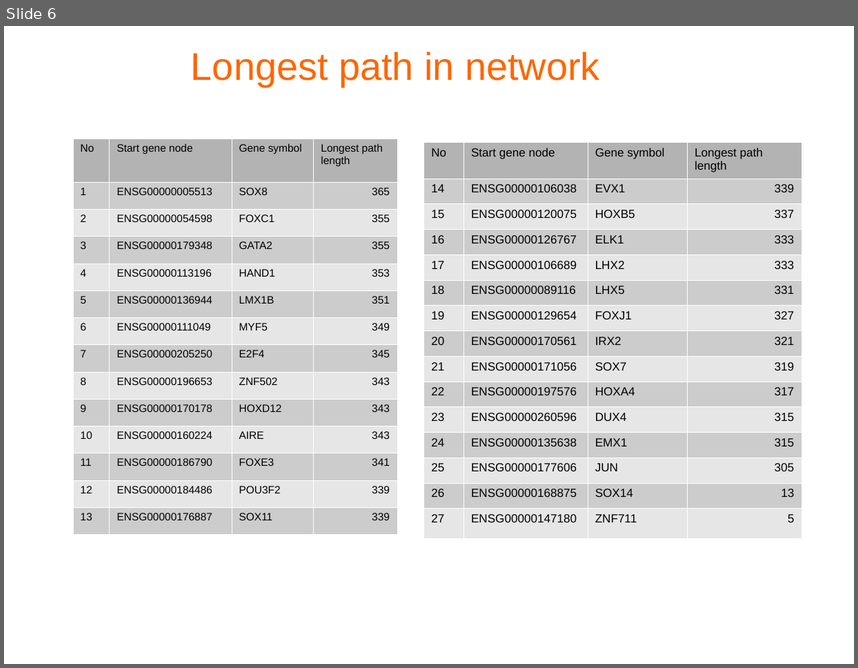
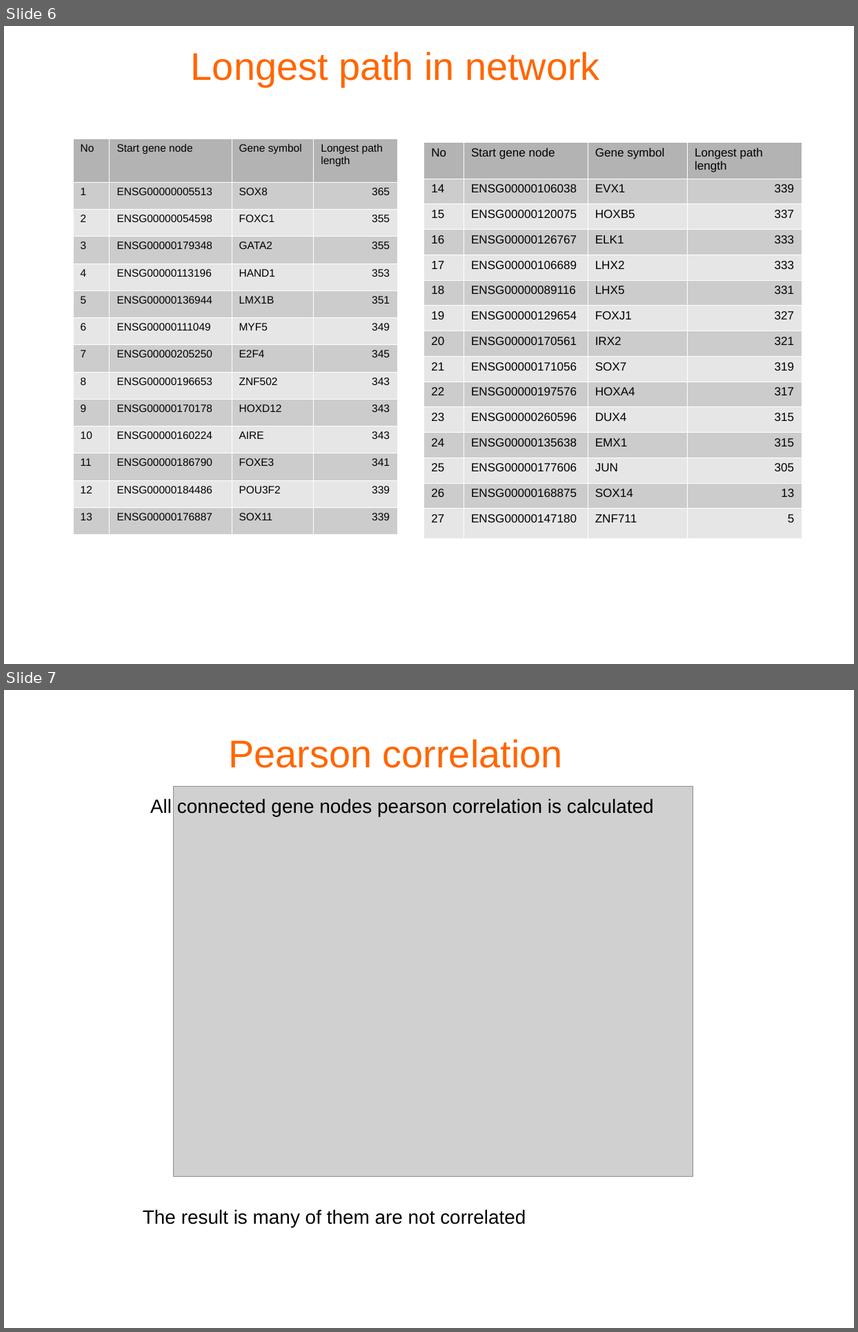
Before and after one commit to barbarian1803/python-grn, a slide deck: data/Result summary.odp. Shown one above the other, each under a label of ours: slide 6 before the commit, slides 6 and 7 after it. The pictures are 858x668 and 858x1332 pixels, drawn with LibreOffice and Linux fonts; fonts in the diff are those of the drawing; grey boxes stand for pictures; background and template pictures are left out. Boxes give left, top, right and bottom in pixels: in the first picture for what was removed or moved away, otherwise in the second. Text is boxed around its words. In the diff, an @@ line names an element or a change of style, - is before the commit and + after.

```diff
--- a/data/Result summary.odp
+++ b/data/Result summary.odp
@@ slide 7 added at bbox=[4, 690, 854, 1328], background #FFFFFF @@
@@ title added at bbox=[228, 739, 563, 768], 36 pt, text #FF6600 @@
+Pearson correlation
@@ picture added at bbox=[174, 787, 693, 1176] @@
@@ text added at bbox=[150, 798, 654, 816], 18 pt, text #000000 @@
+All connected gene nodes pearson correlation is calculated
@@ text added at bbox=[143, 1209, 526, 1227], 18 pt, text #000000 @@
+The result is many of them are not correlated
```
Also in this commit, not shown: 1 slide changed, 6 other slides added, 4 slides removed, 8 other files.
